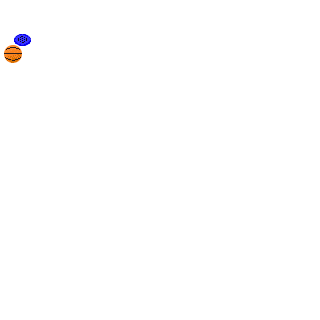
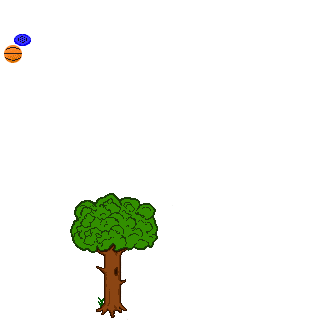
Comparing the layer stacks of the two w=320, h=320 images. Changes:
painted on "Ebene 1" over [70, 193, 173, 320]
